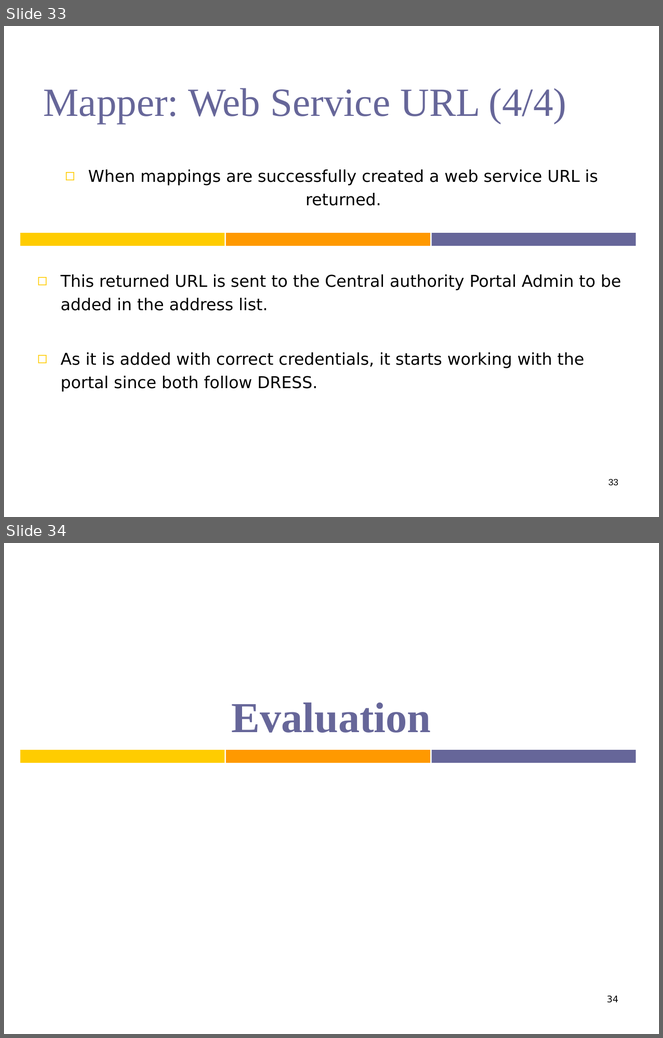
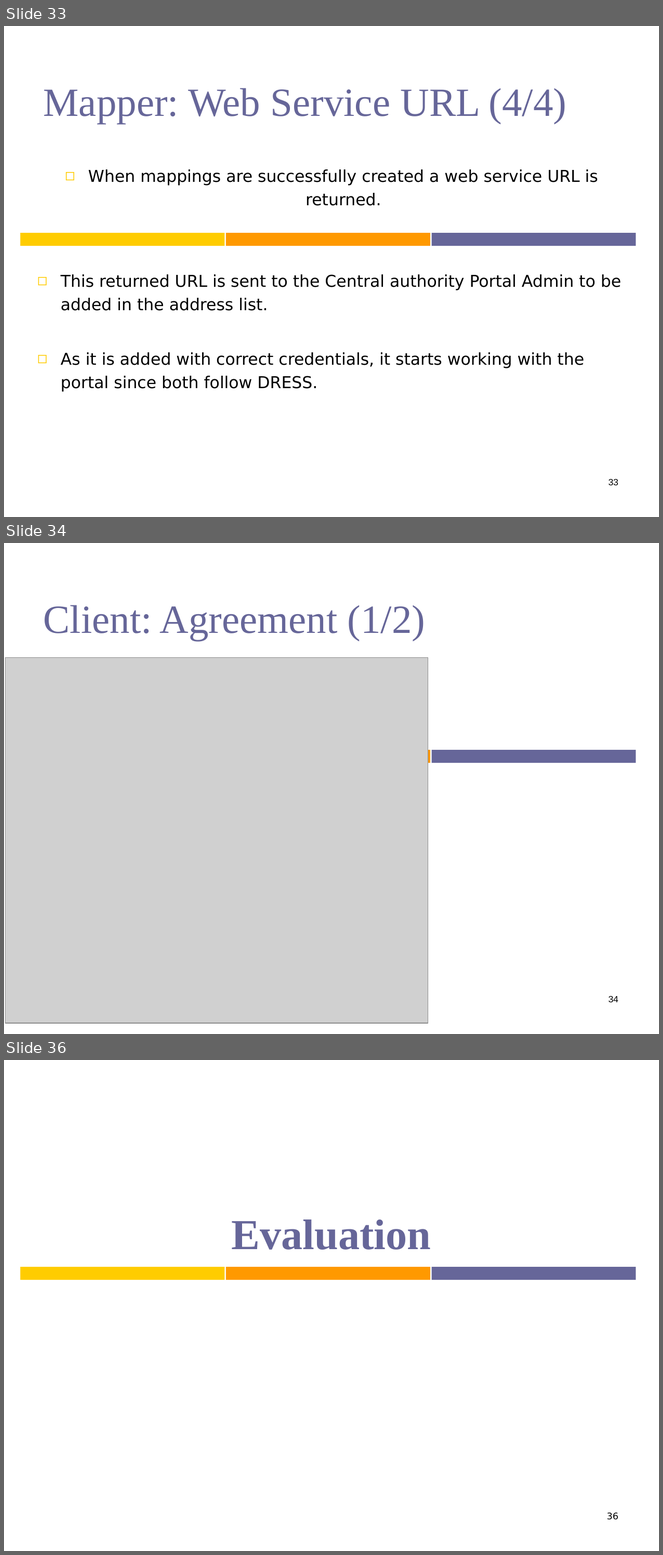
Before and after one commit to umair3/dress, a slide deck: cd_contents/Final Defense Presentation/FD.ppt. Shown one above the other, each under a label of ours: slides 33 and 34 before the commit, slides 33, 34 and 36 after it; the slides between them are not shown. The pictures are 663x1038 and 663x1555 pixels, drawn with LibreOffice and Linux fonts; fonts in the diff are those of the drawing; grey boxes stand for pictures. Boxes give left, top, right and bottom in pixels: in the first picture for what was removed or moved away, otherwise in the second. Text is boxed around its words. In the diff, an @@ line names an element or a change of style, - is before the commit and + after.

Commit message:
Updated FD presentation.

```diff
--- a/cd_contents/Final Defense Presentation/FD.ppt
+++ b/cd_contents/Final Defense Presentation/FD.ppt
@@ slide 34 added at <box>4,543,659,1034</box>, background #FFFFFF; not listed: 2 template elements that a slide beside it also shows @@
@@ title added at <box>43,605,426,641</box>, 44 pt, text #666699 @@
+Client: Agreement (1/2)
@@ picture added at <box>6,657,428,1023</box> @@
@@ page number added at <box>609,996,619,1003</box>, 10 pt, text #000000 @@
+34
@@ what was slide 34 is now slide 36 @@
@@ page number at <box>607,1513,619,1520</box>: text changed @@
-34
+36
```
Also in this commit, not shown: 1 other slide added, 2 other files.
